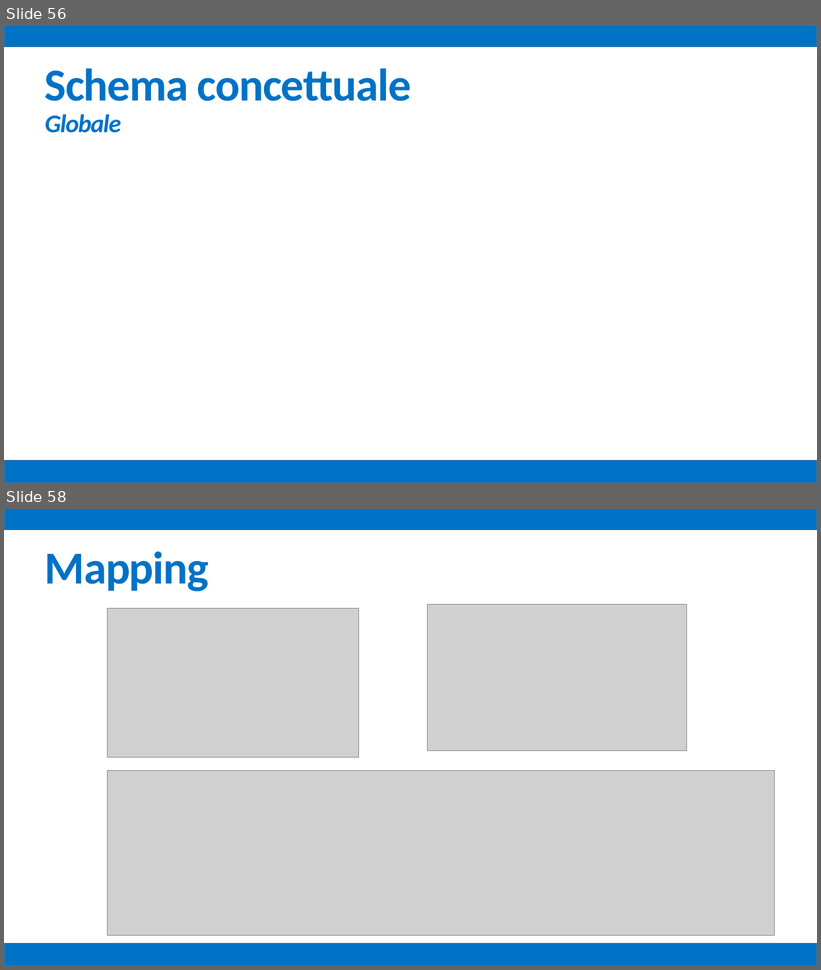
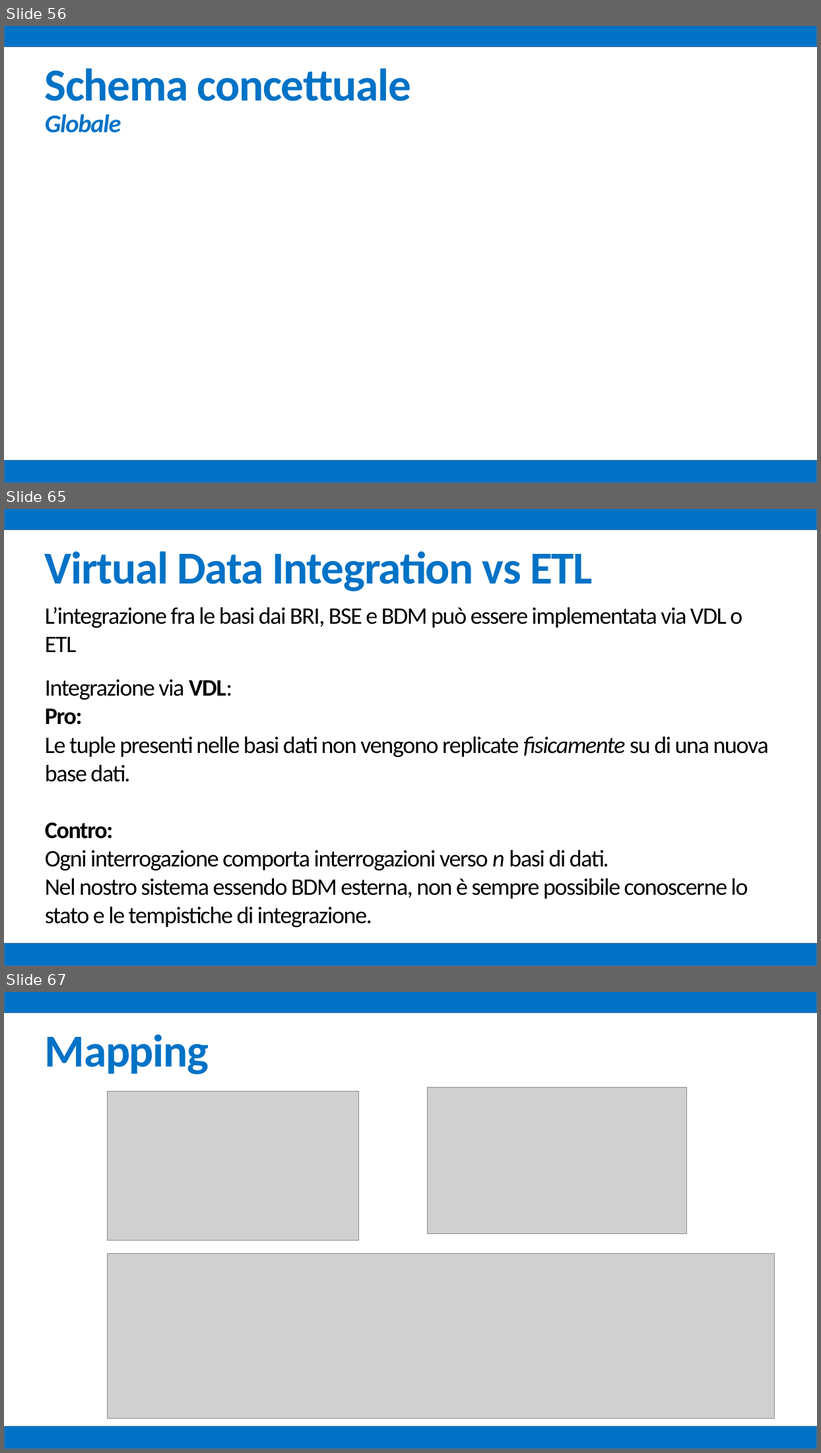
Before and after one commit to mz1991/ProgettoFebbraio2015, a slide deck: Febbraio 2015.pptx. Shown one above the other, each under a label of ours: slides 56 and 58 before the commit, slides 56, 65 and 67 after it; the slides between them are not shown. The pictures are 821x970 and 821x1453 pixels, drawn with LibreOffice and Linux fonts; fonts in the diff are those of the drawing; grey boxes stand for pictures. Boxes give left, top, right and bottom in pixels: in the first picture for what was removed or moved away, otherwise in the second. Text is boxed around its words. In the diff, an @@ line names an element or a change of style, - is before the commit and + after.

```diff
--- a/Febbraio 2015.pptx
+++ b/Febbraio 2015.pptx
@@ slide 65 added at [4, 509, 817, 966], background #FFFFFF @@
@@ rectangle added at [4, 509, 817, 530], fill #0072C6, outline #43739E 1 pt @@
@@ text added at [45, 551, 593, 591], 54 pt, text #0072C6, bold @@
+Virtual Data Integration vs ETL
@@ text added at [45, 607, 769, 927], 28 pt, text #000000 @@
+L’integrazione fra le basi dai BRI, BSE e BDM può essere implementata via VDL o ETL
+Integrazione via VDL:
+Pro:
+Le tuple presenti nelle basi dati non vengono replicate fisicamente su di una nuova base dati.
+Contro:
+Ogni interrogazione comporta interrogazioni verso n basi di dati.
+Nel nostro sistema essendo BDM esterna, non è sempre possibile conoscerne lo stato e le tempistiche di integrazione.
@@ rectangle added at [4, 943, 817, 966], fill #0072C6, outline #43739E 1 pt @@
@@ what was slide 58 is now slide 67 @@
```
Also in this commit, not shown: 6 slides changed, 9 other slides added.
